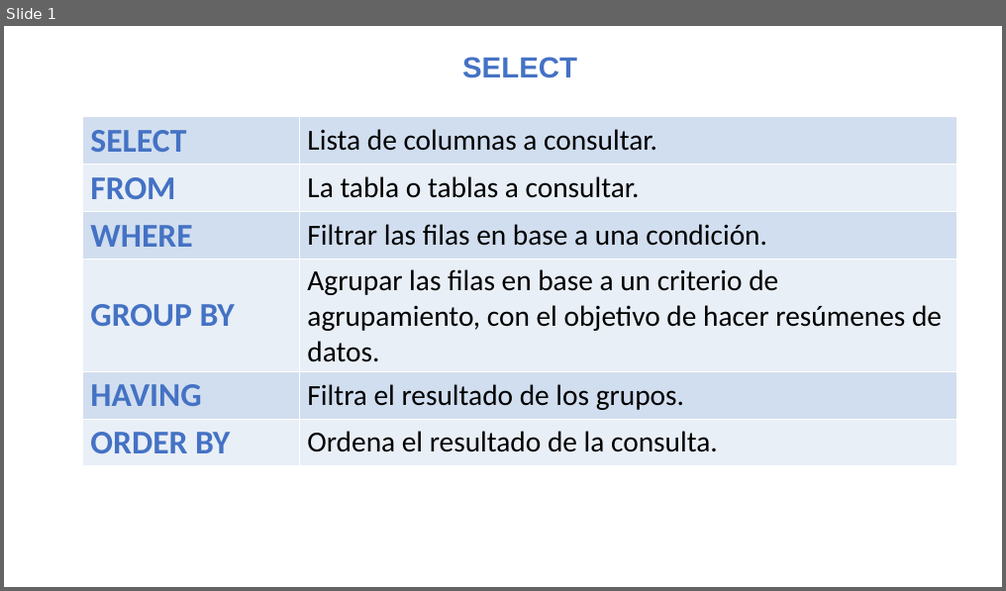
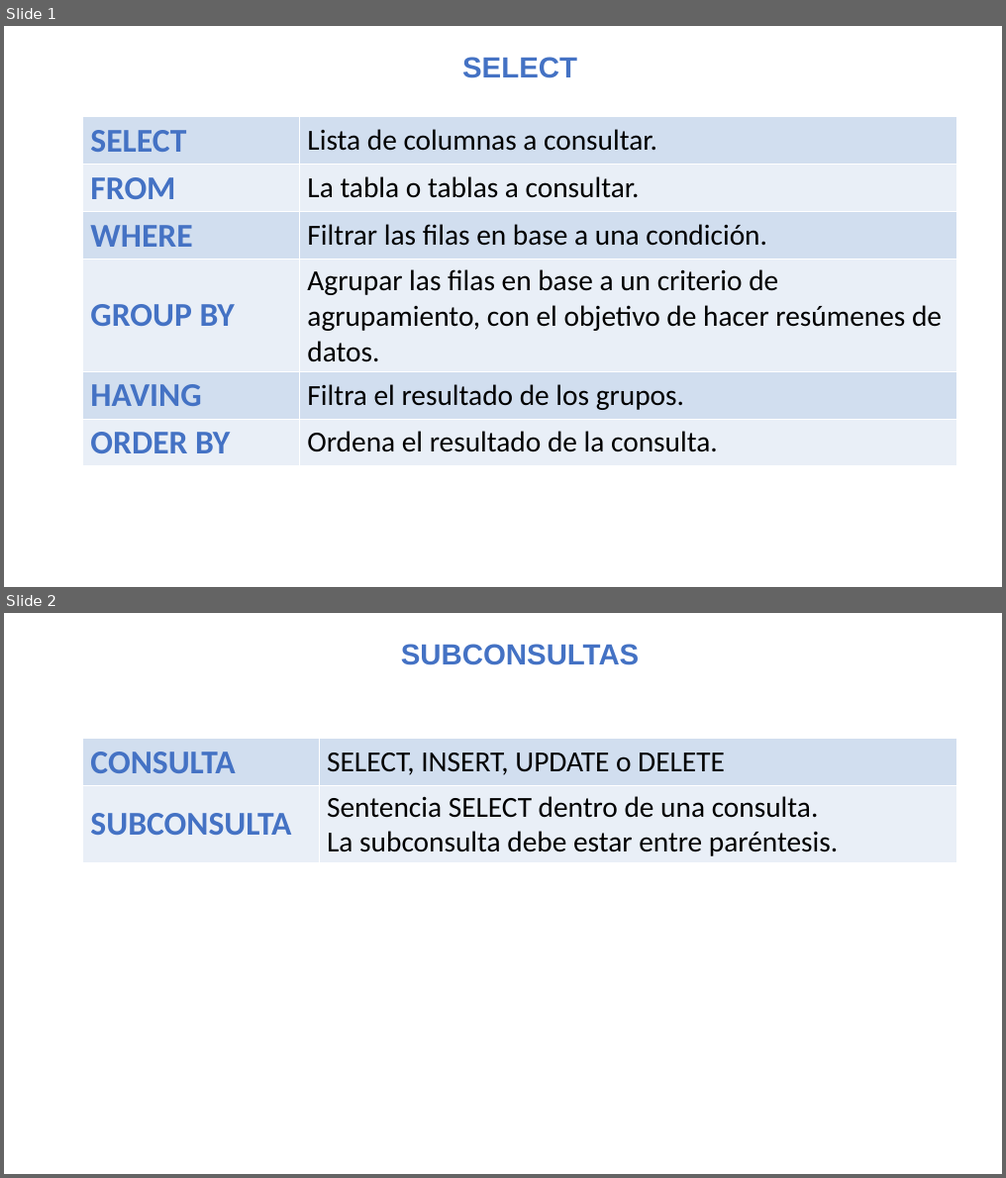
Before and after one commit to gcoronelc/UNI-EPIES-DAS-2024-1, a slide deck: Semana03/Presentación1.pptx. Shown one above the other, each under a label of ours: slide 1 before the commit, slides 1 and 2 after it. The pictures are 1006x591 and 1006x1178 pixels, drawn with LibreOffice and Linux fonts; fonts in the diff are those of the drawing. Boxes give left, top, right and bottom in pixels: in the first picture for what was removed or moved away, otherwise in the second. Text is boxed around its words. In the diff, an @@ line names an element or a change of style, - is before the commit and + after.

```diff
--- a/Semana03/Presentación1.pptx
+++ b/Semana03/Presentación1.pptx
@@ slide 2 added at (4,613,1002,1174), background #FFFFFF @@
@@ text added at (401,644,639,665), 28 pt, text #4472C4, bold @@
+SUBCONSULTAS
@@ table added at (83,738,957,863), 2 rows, 2 columns @@
+CONSULTA | SELECT, INSERT, UPDATE o DELETE
+SUBCONSULTA | Sentencia SELECT dentro de una consulta. / La subconsulta debe estar entre paréntesis.
```
Also in this commit, not shown: 2 other slides added, 12 other files.
